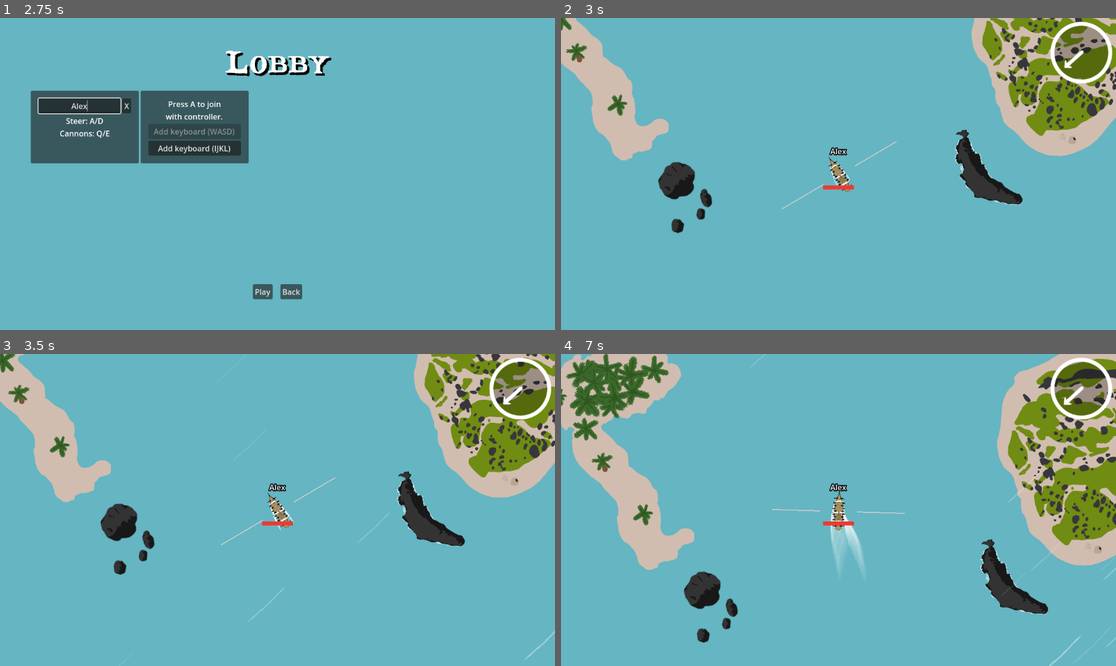
Above: before the commit, frames 1-4 (two rows, left to right).
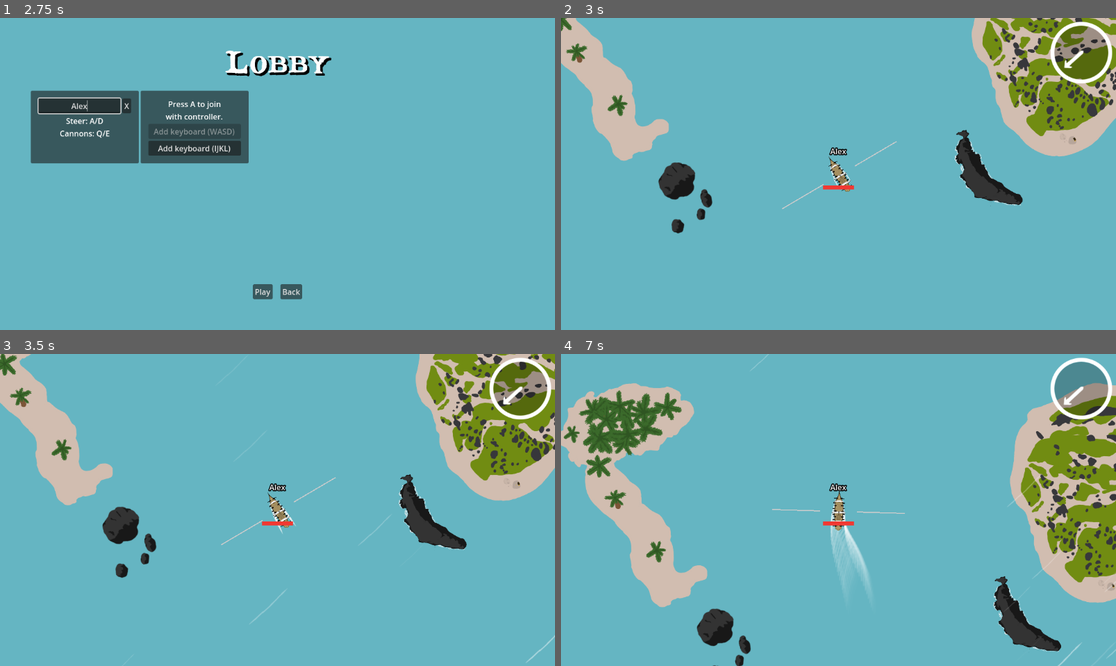
Above: after the commit, the same moments.

Repository: friedev/corsair-warfare
Game: Godot game, scene res://scenes/main.tscn
Two runs of this game, one before a commit and one after it. Both use one fixed random seed, a clock stepped at 60 frames per second and the inputs below. Sound files missing from this copy of the repository are replaced by a short silence.
Inputs (mouse positions are in pixels of both pictures, inside the frame that each line leads up to):
- Up to frame 1 (2.75 s): click "Play" at 0.5 s; click "Add keyboard (WASD)" at 1.25 s; click (77, 105) at 2.02 s; type "Alex" at 2.1 s
- Up to frame 2 (3 s): click "Play" at 2.75 s
- Up to frame 3 (3.5 s): no input
- Up to frame 4 (7 s): hold D 3.53-4.28 s; hold Q 3.53-4.28 s; hold A 4.28-5.03 s; tap E at 4.35 s; hold J 5.03-5.78 s; hold D 5.03-6.53 s; tap L at 5.85 s; hold A from 6.53 s (still down); hold U from 6.53 s (still down)

Frame 1 is identical in both runs. In frame 2, 0.9% of the frame differs, in the area x 0-100%, y 0-70%; in frame 3, 5.3%; in frame 4, 22%, in the area x 0-100%, y 0-100%.

Commit message:
Increase ship speed

Diff:
--- a/scenes/world/ship/ship.tscn
+++ b/scenes/world/ship/ship.tscn
@@ -100,7 +100,7 @@
 linear_damp = 2.0
 angular_damp = 10.0
 script = ExtResource("1_lvdat")
-speed = 200.0
+speed = 300.0
 min_speed = 50.0
 rotation_speed = 2500.0
 ram_dps_min = 0.1
